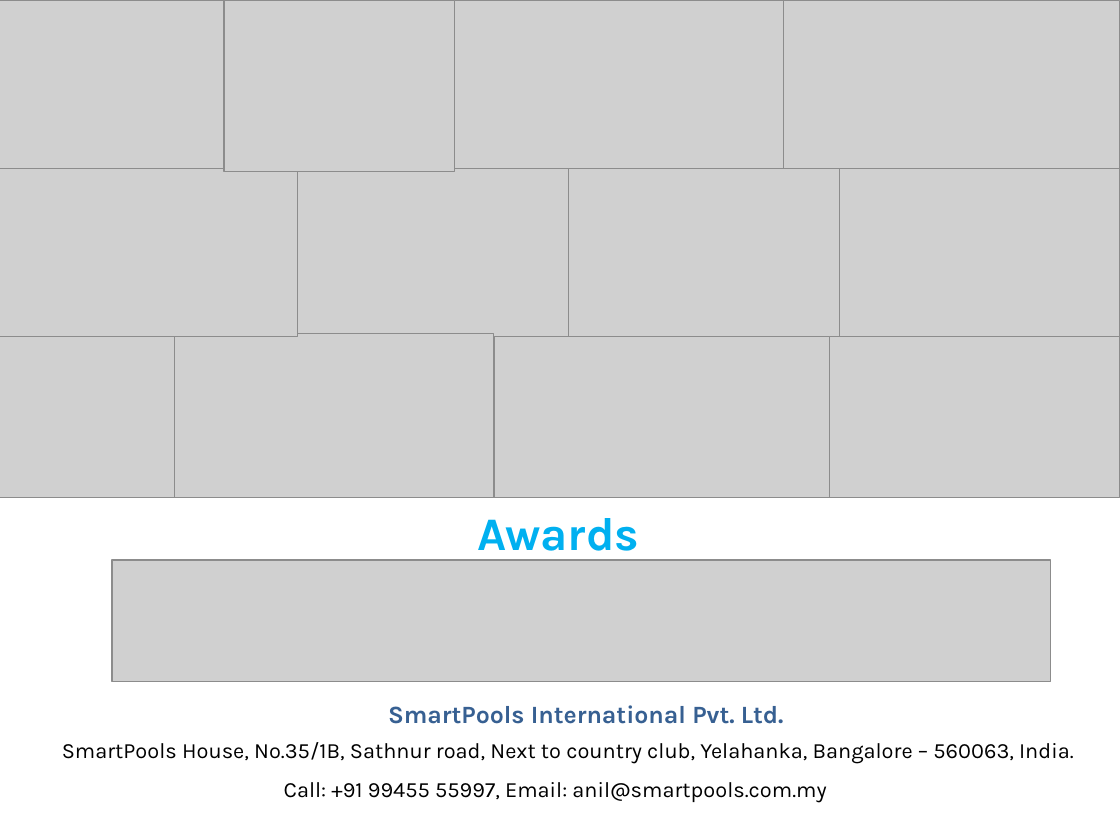
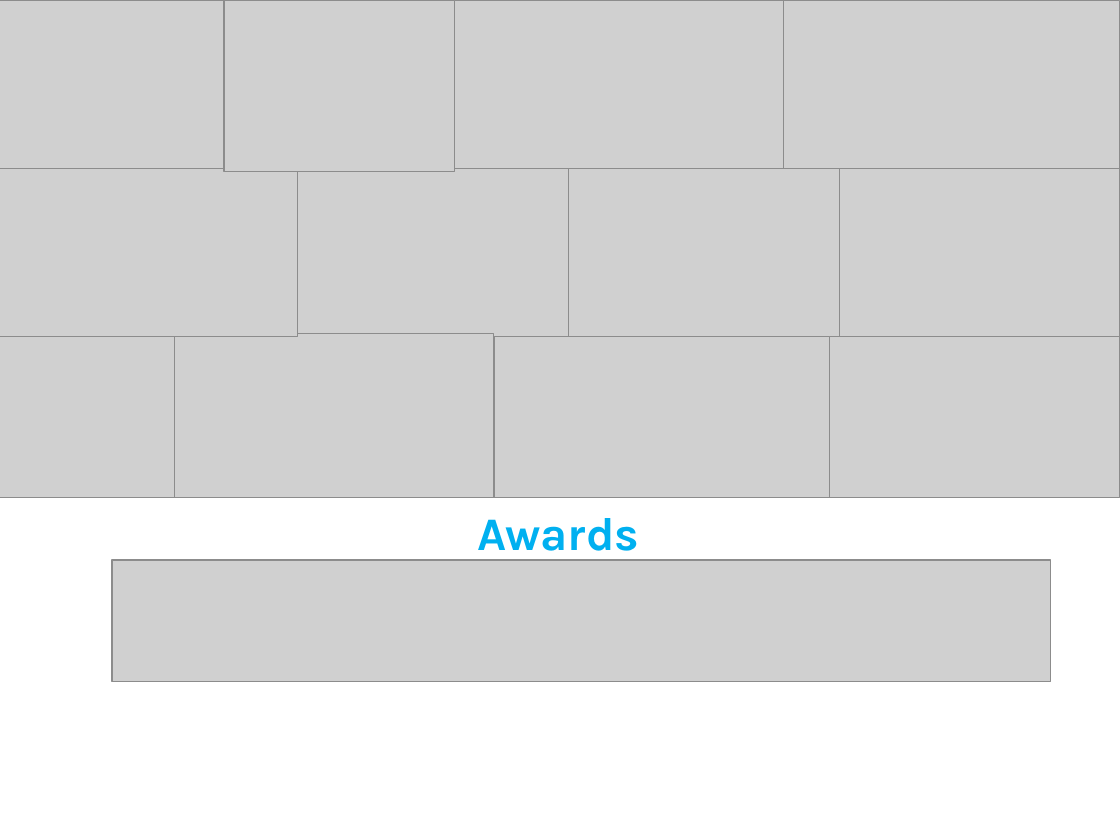
Before and after one commit to aluruakash/king-bound, a slide deck: slide 6 of study/SmartPools booklet.pptx. Drawn at 1120x840 pixels with LibreOffice and Linux fonts; fonts in the diff are those of the drawing; grey boxes stand for pictures. Boxes give left, top, right and bottom in pixels: in the first picture for what was removed or moved away, otherwise in the second. Text is boxed around its words. In the diff, an @@ line names an element or a change of style, - is before the commit and + after.

```diff
--- a/study/SmartPools booklet.pptx
+++ b/study/SmartPools booklet.pptx
@@ text removed at [388,705,784,724] @@
-SmartPools International Pvt. Ltd.
@@ text removed at [62,742,1074,764] @@
-SmartPools House, No.35/1B, Sathnur road, Next to country club, Yelahanka, Bangalore – 560063, India.
@@ text removed at [284,782,826,803] @@
-Call: +91 99455 55997, Email: anil@smartpools.com.my
```
Also in this commit, not shown: 1 other file.
